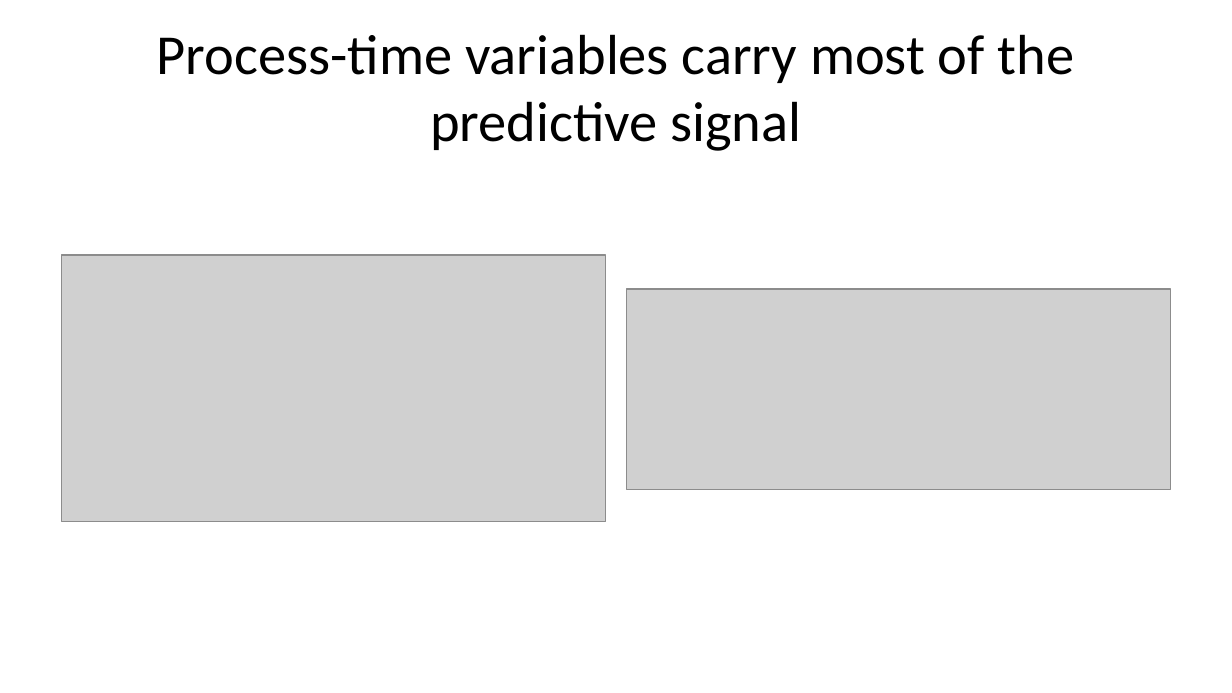
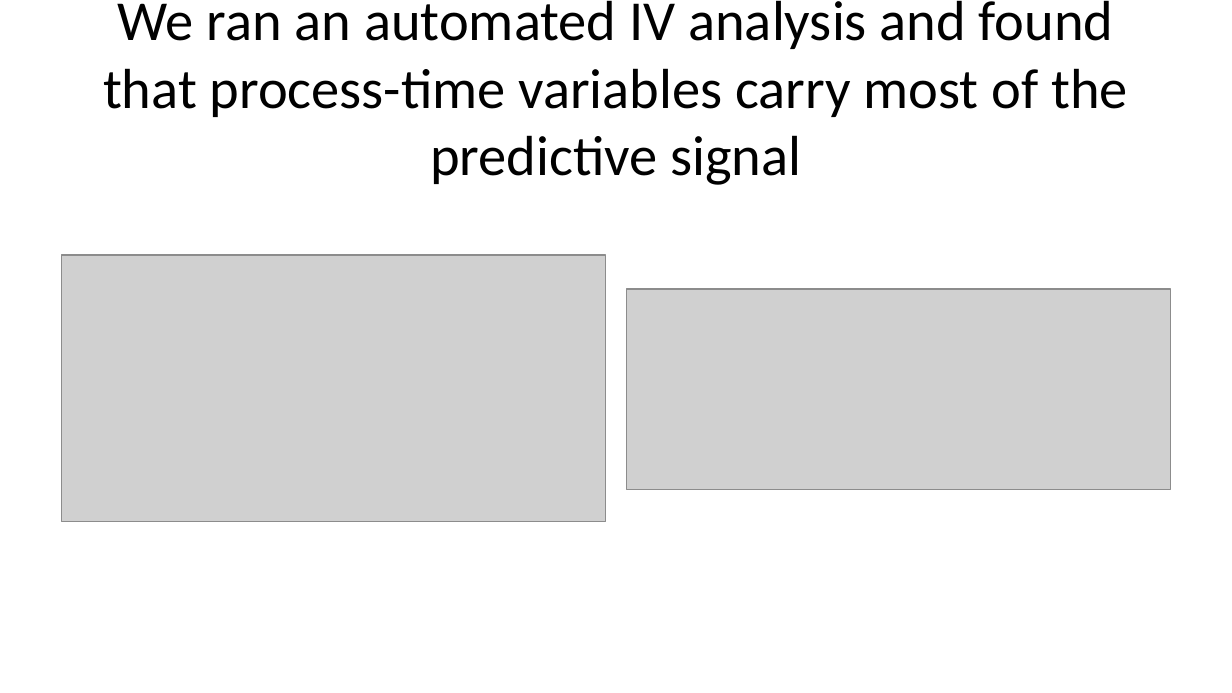
Before and after one commit to mrbungie/mib_cars_analysis, a slide deck: slide 12 of slidedeck/presentation.pptx. Drawn at 1232x693 pixels with LibreOffice and Linux fonts; fonts in the diff are those of the drawing; grey boxes stand for pictures. Boxes give left, top, right and bottom in pixels: in the first picture for what was removed or moved away, otherwise in the second. Text is boxed around its words. In the diff, an @@ line names an element or a change of style, - is before the commit and + after.

```diff
--- a/slidedeck/presentation.pptx
+++ b/slidedeck/presentation.pptx
@@ title at (x1=103, y1=0, x2=1128, y2=185): text changed @@
-Process-time variables carry most of the predictive signal
+We ran an automated IV analysis and found that process-time variables carry most of the predictive signal
```
Also in this commit, not shown: 9 other slides changed, 10 slides added, 4 slides removed, 6 other files.
